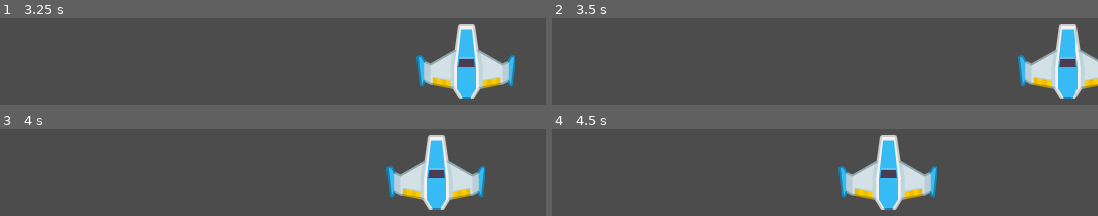
Above: before the commit, frames 1-4 (two rows, left to right).
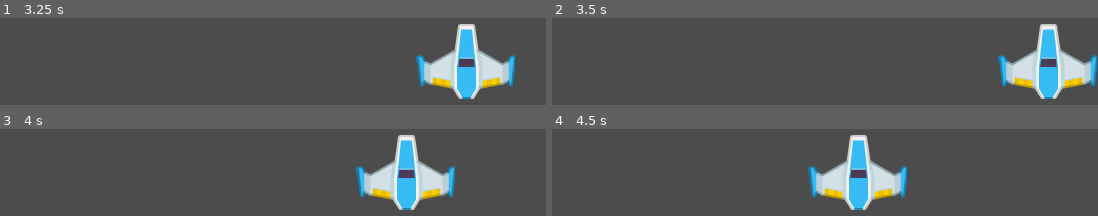
Above: after the commit, the same moments.

Repository: h3rd7/MySpaceShooter
Game: Godot game, scene res://scenes/main.tscn
The game is run twice, just before and just after one commit, with the same random seed, the same clock (stepped at 60 frames per second) and the same inputs.
Inputs:
- Up to frame 1 (3.25 s): tap Enter at 0.5 s; hold Right (right_) 0.53-1.28 s; hold Left (left_) 1.28-2.03 s; hold Right (right_) from 2.03 s (still down)
- Up to frame 2 (3.5 s): keep holding Right (right_)
- Up to frame 3 (4 s): release Right (right_) at 3.53 s; hold Left (left_) from 3.53 s (still down)
- Up to frame 4 (4.5 s): keep holding Left (left_)

Frame 1 is identical in both runs. In frame 2, 9.8% of the frame differs, in the area x 81-100%, y 6-94%; in frame 3, 12%, in the area x 65-89%, y 6-94%; in frame 4, 12%.

Commit message:
limiting spaceship motion

Diff:
--- a/scripts/spaceship.gd
+++ b/scripts/spaceship.gd
@@ -16,6 +16,12 @@
 	if Input.is_action_pressed("right_"):
 		r = 1
 
+	if get_position().x < 50:
+		l = 0
+
+	if get_position().x > (640 - 50):
+		r = 0
+
 	set_position(get_position() + Vector2(vel, 0) * delta * (l + r))
 
 	pass
